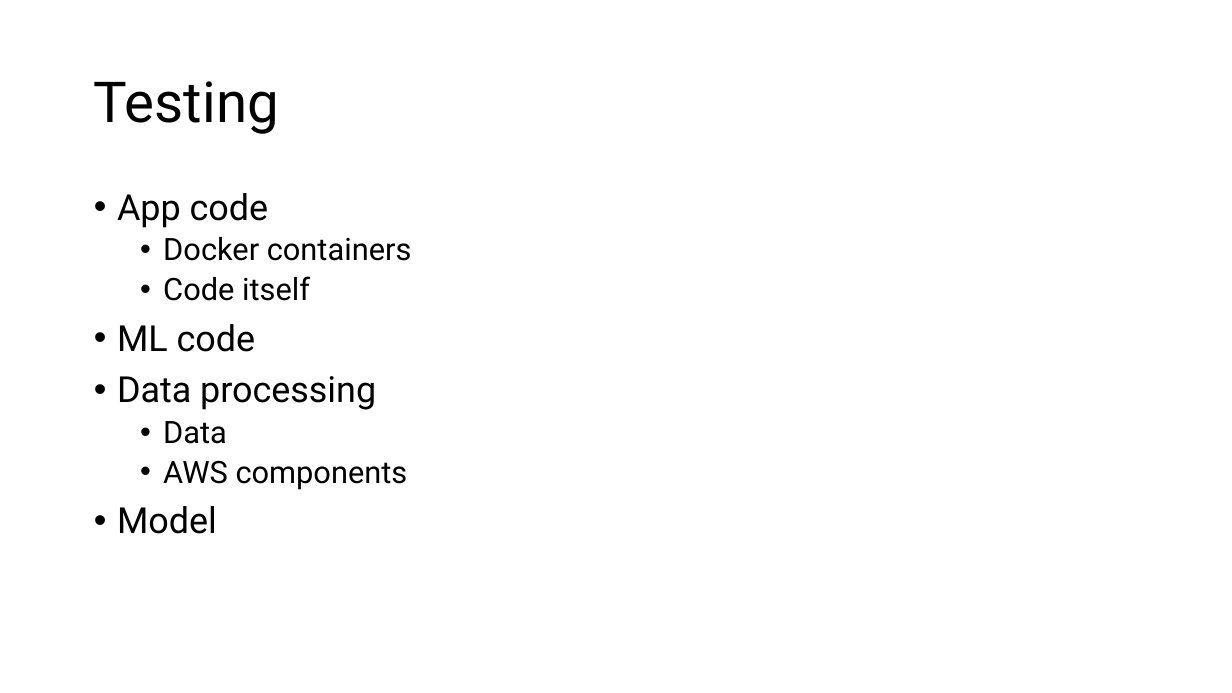
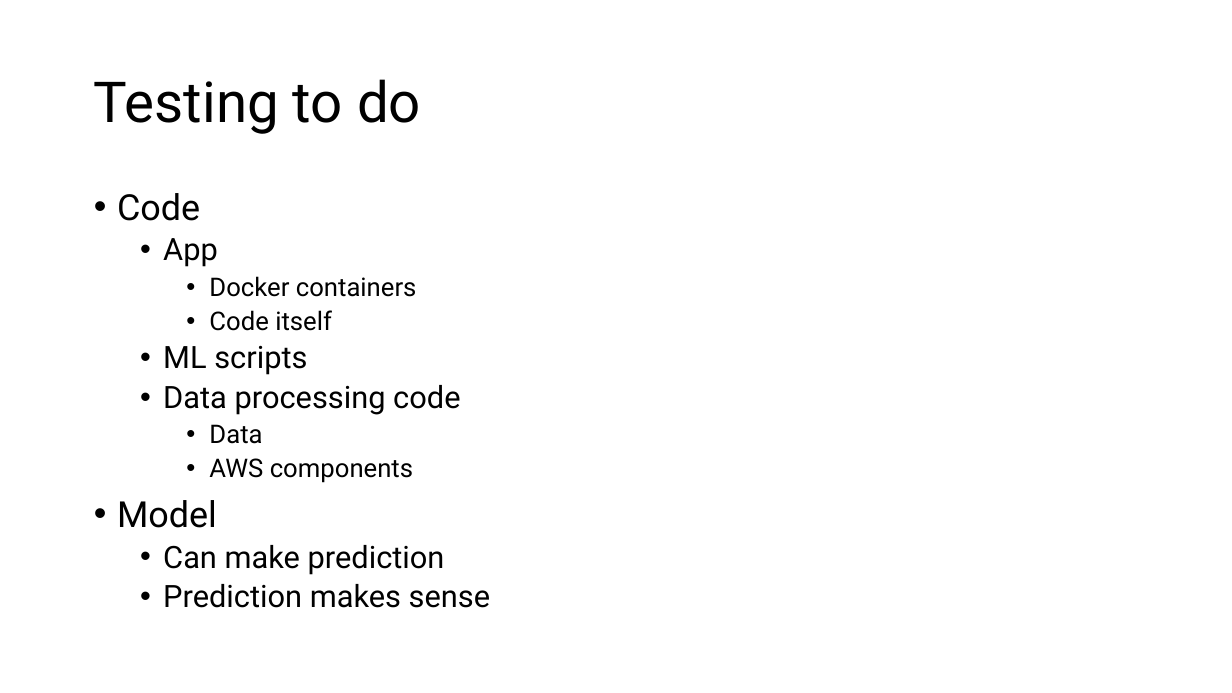
Before and after one commit to ziyu-toh/hdb-resale-prediction, a slide deck: slide 8 of docs/Architecture Overview.pptx (slide 13 before the commit). Drawn at 1232x693 pixels with LibreOffice and Linux fonts; fonts in the diff are those of the drawing. Boxes give left, top, right and bottom in pixels: in the first picture for what was removed or moved away, otherwise in the second. Text is boxed around its words. In the diff, an @@ line names an element or a change of style, - is before the commit and + after.

```diff
--- a/docs/Architecture Overview.pptx
+++ b/docs/Architecture Overview.pptx
@@ title at (94, 79, 421, 134): text changed @@
-Testing
+Testing to do
@@ text at (117, 193, 218, 267): text changed @@
-• App code
+• Code
+  • App
@@ text at (209, 276, 417, 483): size 24 to 20 pt in "Docker containers", "Code itself", "Data", "AWS components"; list level 2 to 3 in "Docker containers"; list level 2 to 3 in "Code itself"; list level 2 to 3 in "Data"; list level 2 to 3 in "AWS components" @@
@@ text at (163, 346, 460, 415): text changed; size 28 to 24 pt @@
-• ML code
-• Data processing
+  • ML scripts
+  • Data processing code
@@ text at (163, 545, 490, 608): paragraphs added @@
+  • Can make prediction
+  • Prediction makes sense
```
Also in this commit, not shown: 1 other slide changed, 2 other files.
